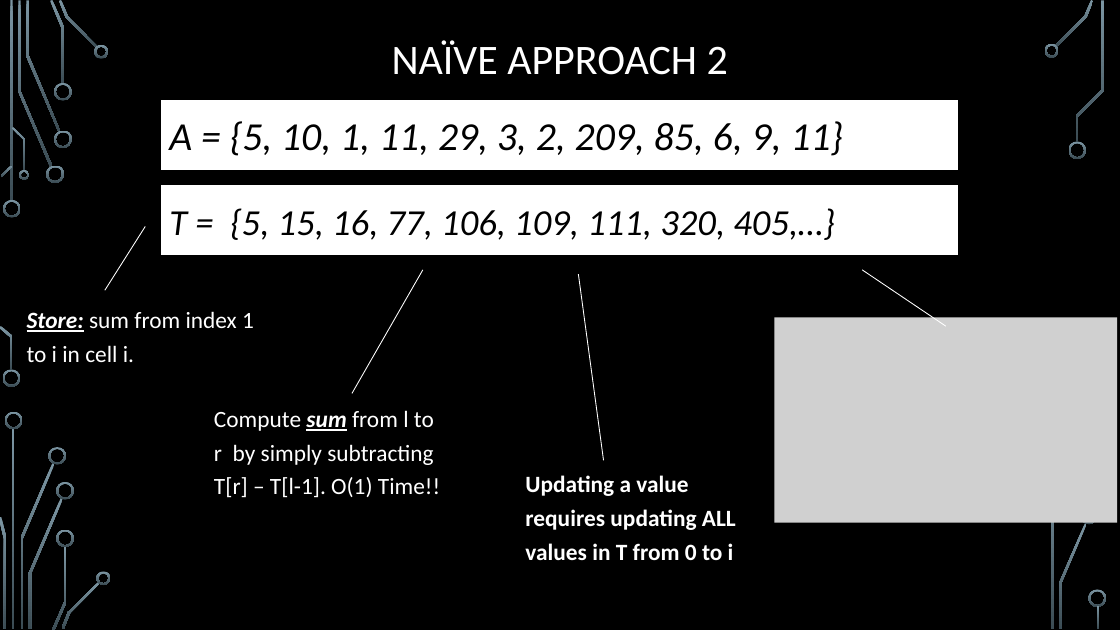
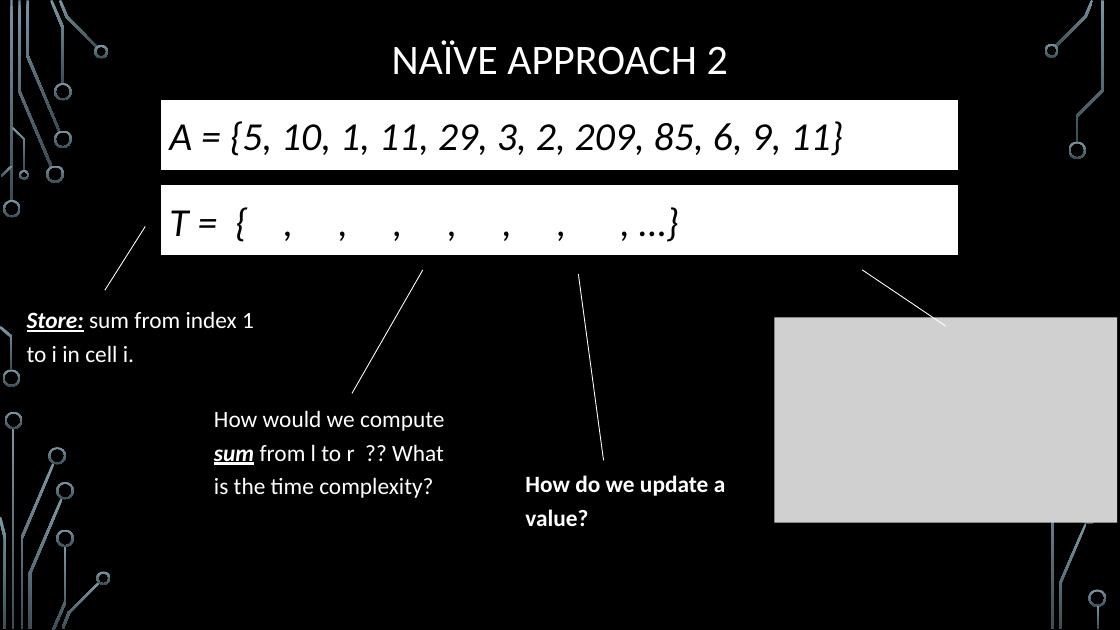
Before and after one commit to janiceeguo/advAlgo, a slide deck: slide 7 of slides/Trees-FenwickTrees.pptx. Drawn at 1120x630 pixels with LibreOffice and Linux fonts; fonts in the diff are those of the drawing; grey boxes stand for pictures; background and template pictures are left out. Boxes give left, top, right and bottom in pixels: in the first picture for what was removed or moved away, otherwise in the second. Text is boxed around its words. In the diff, an @@ line names an element or a change of style, - is before the commit and + after.

Commit message:
updates for lecture

```diff
--- a/slides/Trees-FenwickTrees.pptx
+++ b/slides/Trees-FenwickTrees.pptx
@@ text in rectangle at (x1=169, y1=210, x2=188, y2=236): text changed; size 31.4 to 34 pt @@
-T = {5, 15, 16, 77, 106, 109, 111, 320, 405,…}
+T = { , , , , , , , …}
@@ text at (x1=214, y1=410, x2=444, y2=498): text changed @@
-Compute sum from l to r by simply subtracting T[r] – T[l-1]. O(1) Time!!
+How would we compute sum from l to r ?? What is the time complexity?
@@ text at (x1=525, y1=475, x2=726, y2=526): text changed @@
-Updating a value requires updating ALL values in T from 0 to i
+How do we update a value?
```
Also in this commit, not shown: 1 other slide changed, 3 other files.
